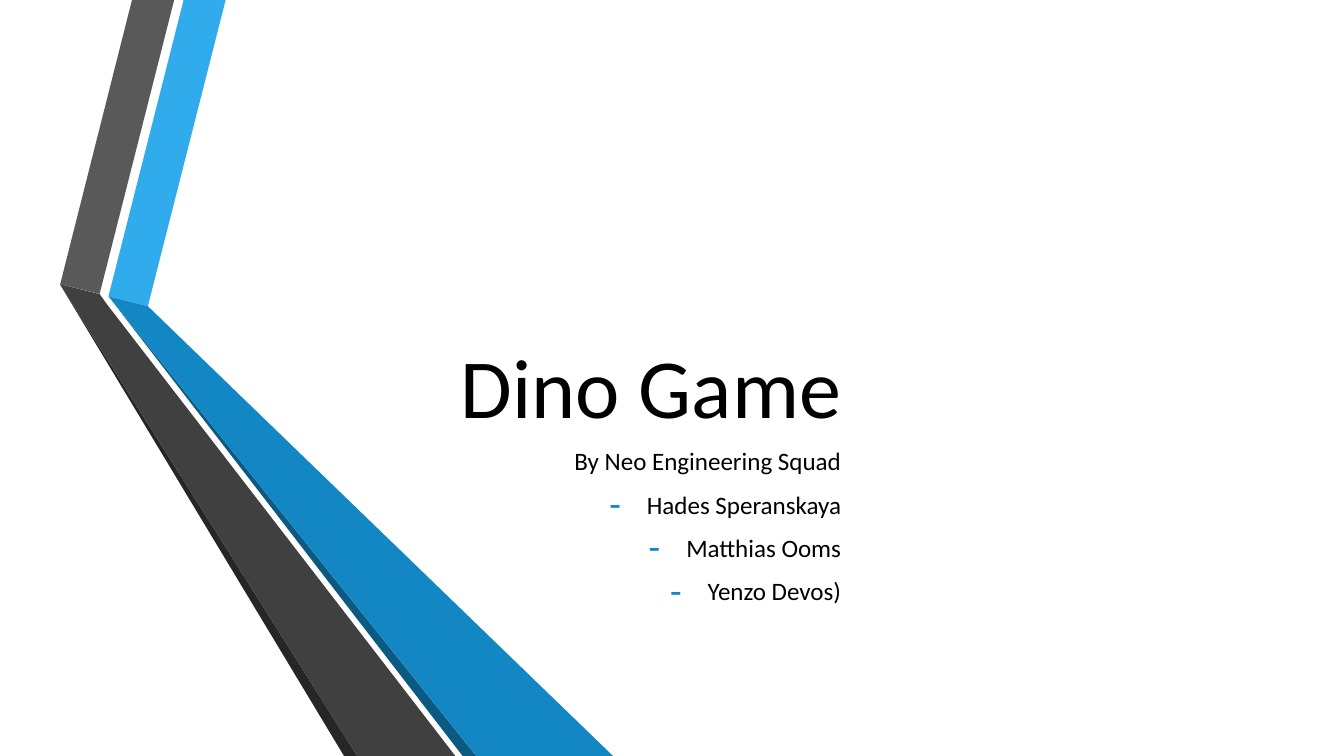
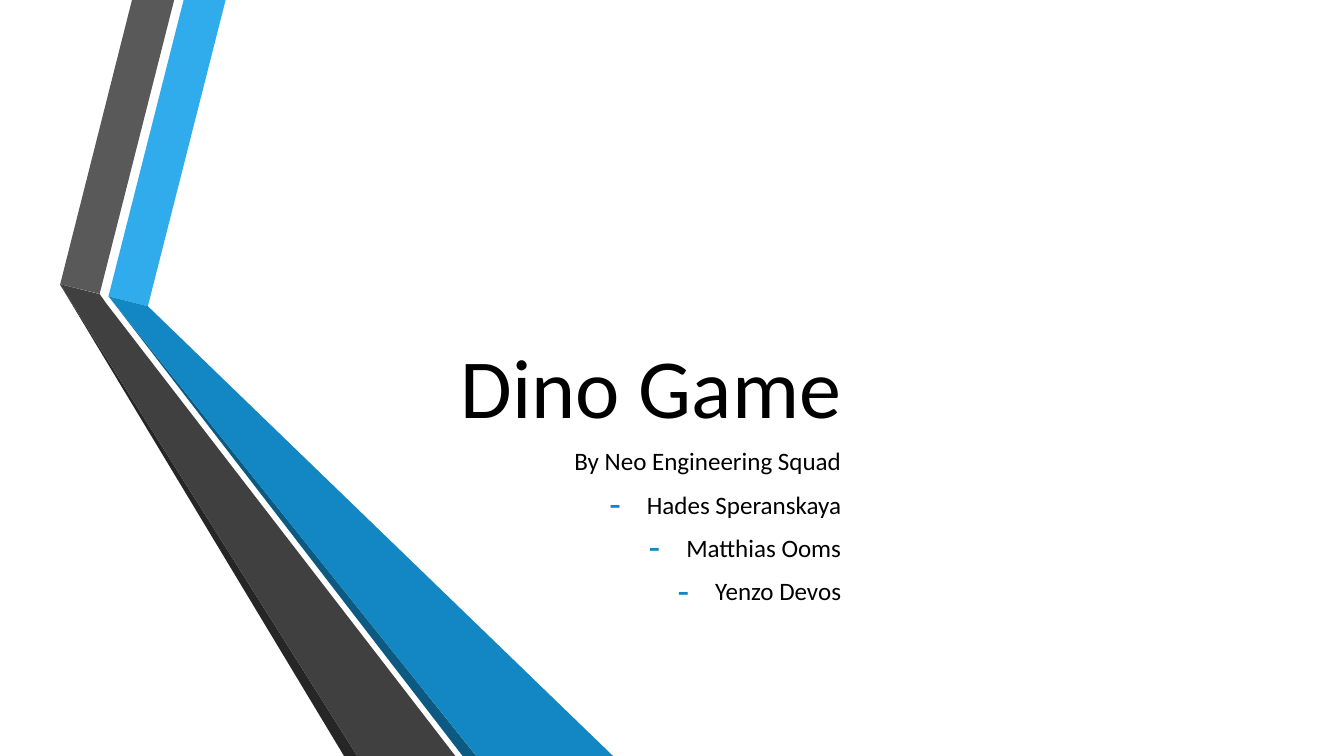
Before and after one commit to MatthiasOoms/NESDinoGame, a slide deck: slide 1 of Resources/NESDinoGame.pptx. Drawn at 1344x756 pixels with LibreOffice and Linux fonts; fonts in the diff are those of the drawing; background and template pictures are left out. Boxes give left, top, right and bottom in pixels: in the first picture for what was removed or moved away, otherwise in the second. Text is boxed around its words. In the diff, an @@ line names an element or a change of style, - is before the commit and + after.

```diff
--- a/Resources/NESDinoGame.pptx
+++ b/Resources/NESDinoGame.pptx
@@ subtitle at box(715, 584, 841, 600): text changed @@
-– Yenzo Devos)
+– Yenzo Devos
```
Also in this commit, not shown: 2 slides added, 2 slides removed, 1 other file.
